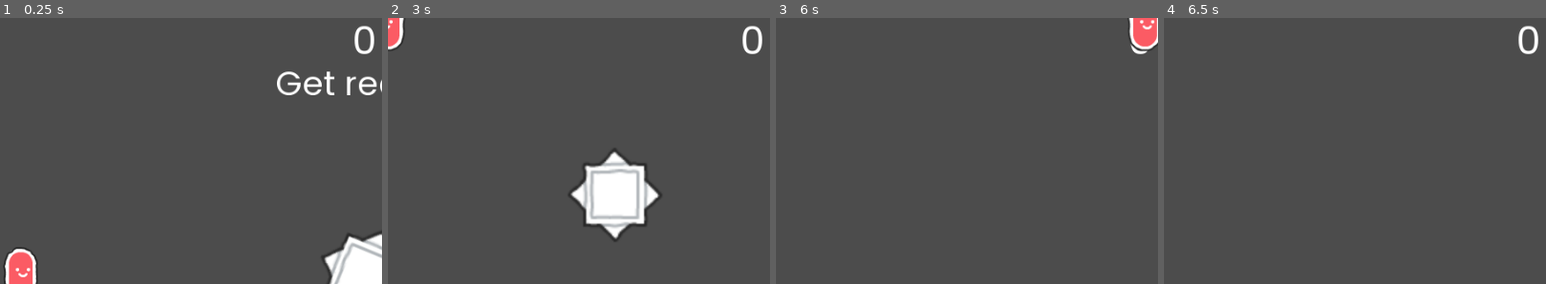
Above: before the commit, frames 1-4 (left to right).
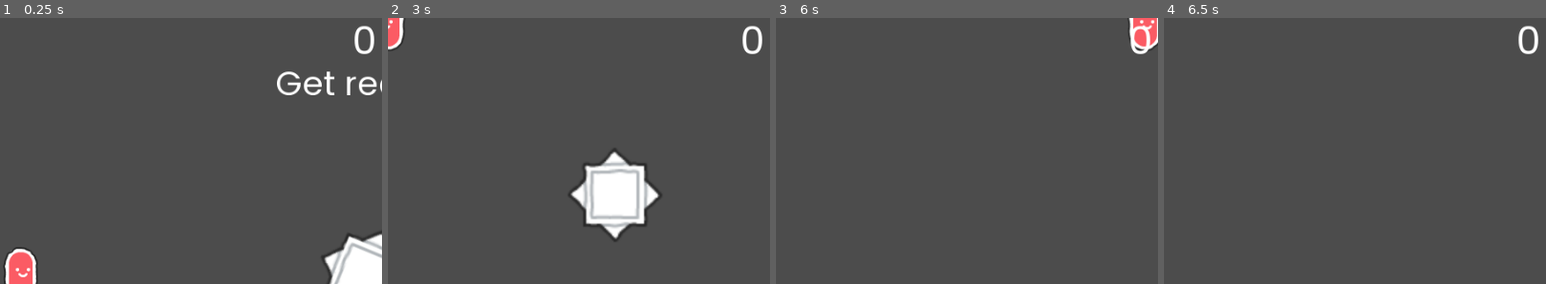
Above: after the commit, the same moments.

Repository: jonathanlambertt/dodge-the-spike
Game: Godot game, scene res://Game.tscn
Same seed, same stepped clock (60 frames per second), same inputs: the game is played once before the commit and once after it. Before the commit the project has no main scene; this scene is started directly in both runs.
Inputs:
- Up to frame 1 (0.25 s): no input
- Up to frame 2 (3 s): hold W (up) 0.53-2.03 s; hold A (left) from 2.03 s (still down)
- Up to frame 3 (6 s): release A (left) at 3.53 s; hold S (down) 3.53-4.28 s; hold D (right) 4.28-5.03 s; hold W (up) 5.03-5.78 s; hold D (right) from 5.78 s (still down)
- Up to frame 4 (6.5 s): keep holding D (right)
The pictures show only the part of the screen within x 2-52%, y 3-53%; the shares and areas given below are measured in that part.

Frames 1-2 are identical in both runs. In frame 3, 0.2% of the frame differs, in the area x 92-98%, y 2-13%; in frame 4, nothing differs.

Commit message:
add src folder

Diff:
--- a/Game.gd
+++ b/Game.gd
@@ -5,9 +5,9 @@
 onready var player = get_node("Player")
 
 func _on_EnemyWait_timeout():
-    hud.hide_ready_text()
-    enemy.set_random_direction()
+	hud.hide_ready_text()
+	enemy.set_random_direction()
 
 func _on_Coin_collected():
-    player.increase_score()
-    hud.update_score(player.score)
+	player.increase_score()
+	hud.update_score(player.score)
--- a/Game.tscn
+++ b/Game.tscn
@@ -1,10 +1,10 @@
 [gd_scene load_steps=10 format=2]
 
-[ext_resource path="res://entities/player/Player.tscn" type="PackedScene" id=1]
-[ext_resource path="res://entities/enemy/Enemy.tscn" type="PackedScene" id=2]
-[ext_resource path="res://entities/coin/Coin.tscn" type="PackedScene" id=3]
+[ext_resource path="res://src/entities/player/Player.tscn" type="PackedScene" id=1]
+[ext_resource path="res://src/entities/enemy/Enemy.tscn" type="PackedScene" id=2]
+[ext_resource path="res://src/entities/coin/Coin.tscn" type="PackedScene" id=3]
 [ext_resource path="res://Game.gd" type="Script" id=4]
-[ext_resource path="res://menus/HUD.tscn" type="PackedScene" id=5]
+[ext_resource path="res://src/menus/HUD.tscn" type="PackedScene" id=5]
 
 [sub_resource type="RectangleShape2D" id=1]
 extents = Vector2( 452, 8 )
@@ -21,10 +21,6 @@
 [node name="Game" type="Node2D"]
 script = ExtResource( 4 )
 
-[node name="HUD" parent="." instance=ExtResource( 5 )]
-margin_right = 904.0
-margin_bottom = 648.0
-
 [node name="Coin" parent="." instance=ExtResource( 3 )]
 position = Vector2( 832, 336 )
 
@@ -38,6 +34,10 @@
 wait_time = 2.0
 one_shot = true
 autostart = true
+
+[node name="HUD" parent="." instance=ExtResource( 5 )]
+margin_right = 904.0
+margin_bottom = 648.0
 
 [node name="Wall1" type="StaticBody2D" parent="."]
 position = Vector2( 8, -8 )
--- a/entities/coin/Coin.gd
+++ /dev/null
@@ -1,21 +0,0 @@
-extends Area2D
-
-var random = RandomNumberGenerator.new()
-var screen_size
-
-signal collected
-
-func _ready():
-    screen_size = get_viewport_rect().size
-    position = Vector2(screen_size.x - 50, screen_size.y / 2)
-
-func _on_Coin_body_entered(body):
-    if body.name == "Player":
-        emit_signal("collected")
-        set_random_position()
-
-func set_random_position():
-    random.randomize()
-    var rand_x = random.randi_range(20, screen_size.x - 20)
-    var rand_y = random.randi_range(20, screen_size.y - 20)
-    position = Vector2(rand_x, rand_y)
--- a/entities/enemy/Enemy.gd
+++ /dev/null
@@ -1,23 +0,0 @@
-extends KinematicBody2D
-
-var velocity = Vector2(0, 0)
-var screen_size
-
-const SPEED = 650
-
-func _ready():
-    screen_size = get_viewport_rect().size
-    position = Vector2(screen_size.x / 2, screen_size.y / 2)
-
-func _physics_process(delta):
-    var collision = move_and_collide(velocity * delta * SPEED)
-    if collision:
-        velocity = velocity.bounce(collision.normal)
-        if collision.collider.name == "Player":
-            print("die")
-
-func set_random_direction():
-    randomize()
-    var rand_x = [1, -1][randi() % 2]
-    var rand_y = [1, -1][randi() % 2]
-    velocity = Vector2(rand_x, rand_y)
--- a/entities/player/Player.gd
+++ /dev/null
@@ -1,35 +0,0 @@
-extends KinematicBody2D
-
-var velocity = Vector2(0, 0)
-var screen_size
-var score = 0
-onready var player_sprite = get_node("Sprite")
-
-const SPEED = 460
-
-func _ready():
-    screen_size = get_viewport_rect().size
-    position = Vector2(45, screen_size.y / 2)
-
-func _physics_process(_delta):
-    player_move()
-    move_and_slide(velocity)
-
-func player_move():
-    if Input.is_action_pressed("up"):
-        velocity.y = -SPEED
-    elif Input.is_action_pressed("down"):
-        velocity.y = SPEED
-    else:
-        velocity.y = 0
-    if Input.is_action_pressed("left"):
-        velocity.x = -SPEED
-        player_sprite.flip_h = true
-    elif Input.is_action_pressed("right"):
-        velocity.x = SPEED
-        player_sprite.flip_h = false
-    else:
-        velocity.x = 0
-
-func increase_score():
-    score += 1
--- a/menus/HUD.gd
+++ /dev/null
@@ -1,7 +0,0 @@
-extends Control
-
-func update_score(score):
-    get_node("Score").text = str(score)
-
-func hide_ready_text():
-    get_node("Ready").hide()
--- a/project.godot
+++ b/project.godot
@@ -11,6 +11,7 @@
 [application]
 
 config/name="DodgeTheSpike"
+run/main_scene="res://Game.tscn"
 config/icon="res://icon.png"
 
 [display]
--- /dev/null
+++ b/src/entities/coin/Coin.gd
@@ -0,0 +1,21 @@
+extends Area2D
+
+var random = RandomNumberGenerator.new()
+var screen_size
+
+signal collected
+
+func _ready():
+	screen_size = get_viewport_rect().size
+	position = Vector2(screen_size.x - 50, screen_size.y / 2)
+
+func _on_Coin_body_entered(body):
+	if body.name == "Player":
+		emit_signal("collected")
+		set_random_position()
+
+func set_random_position():
+	random.randomize()
+	var rand_x = random.randi_range(20, screen_size.x - 20)
+	var rand_y = random.randi_range(20, screen_size.y - 20)
+	position = Vector2(rand_x, rand_y)
--- a/entities/enemy/Enemy.tscn
+++ b/src/entities/coin/Coin.tscn
@@ -1,15 +1,16 @@
 [gd_scene load_steps=6 format=2]
 
-[ext_resource path="res://assets/enemy.png" type="Texture" id=1]
-[ext_resource path="res://entities/enemy/Enemy.gd" type="Script" id=2]
+[ext_resource path="res://src/assets/coin.png" type="Texture" id=1]
+[ext_resource path="res://src/entities/coin/Coin.gd" type="Script" id=2]
+
 
 [sub_resource type="CircleShape2D" id=1]
-radius = 51.0098
+radius = 14.3178
 
 [sub_resource type="Animation" id=2]
 length = 0.001
 tracks/0/type = "value"
-tracks/0/path = NodePath("Sprite:rotation_degrees")
+tracks/0/path = NodePath("Sprite:position")
 tracks/0/interp = 1
 tracks/0/loop_wrap = true
 tracks/0/imported = false
@@ -18,40 +19,40 @@
 "times": PoolRealArray( 0 ),
 "transitions": PoolRealArray( 1 ),
 "update": 0,
-"values": [ 0.0 ]
+"values": [ Vector2( 0, 0 ) ]
 }
 
 [sub_resource type="Animation" id=3]
-resource_name = "spin"
-length = 2.0
+resource_name = "float"
 loop = true
 tracks/0/type = "value"
-tracks/0/path = NodePath("Sprite:rotation_degrees")
+tracks/0/path = NodePath("Sprite:position")
 tracks/0/interp = 1
 tracks/0/loop_wrap = true
 tracks/0/imported = false
 tracks/0/enabled = true
 tracks/0/keys = {
-"times": PoolRealArray( 0, 0.5, 1, 1.5, 2 ),
-"transitions": PoolRealArray( 1, 1, 1, 1, 1 ),
+"times": PoolRealArray( 0, 0.5, 1 ),
+"transitions": PoolRealArray( 1, 1, 1 ),
 "update": 0,
-"values": [ 0.0, 45.0, 90.0, 135.0, 180.0 ]
+"values": [ Vector2( 0, 0 ), Vector2( 0, -6 ), Vector2( 0, 0 ) ]
 }
 
-[node name="Enemy" type="KinematicBody2D"]
+[node name="Coin" type="Area2D"]
 script = ExtResource( 2 )
 __meta__ = {
 "_edit_group_": true
 }
 
 [node name="Sprite" type="Sprite" parent="."]
-scale = Vector2( 1.8, 1.8 )
 texture = ExtResource( 1 )
 
 [node name="CollisionShape2D" type="CollisionShape2D" parent="."]
 shape = SubResource( 1 )
 
 [node name="AnimationPlayer" type="AnimationPlayer" parent="."]
-autoplay = "spin"
+autoplay = "float"
 anims/RESET = SubResource( 2 )
-anims/spin = SubResource( 3 )
+anims/float = SubResource( 3 )
+
+[connection signal="body_entered" from="." to="." method="_on_Coin_body_entered"]
--- /dev/null
+++ b/src/entities/enemy/Enemy.gd
@@ -0,0 +1,23 @@
+extends KinematicBody2D
+
+var velocity = Vector2(0, 0)
+var screen_size
+
+const SPEED = 650
+
+func _ready():
+	screen_size = get_viewport_rect().size
+	position = Vector2(screen_size.x / 2, screen_size.y / 2)
+
+func _physics_process(delta):
+	var collision = move_and_collide(velocity * delta * SPEED)
+	if collision:
+		velocity = velocity.bounce(collision.normal)
+		if collision.collider.name == "Player":
+			print("die")
+
+func set_random_direction():
+	randomize()
+	var rand_x = [1, -1][randi() % 2]
+	var rand_y = [1, -1][randi() % 2]
+	velocity = Vector2(rand_x, rand_y)
--- a/entities/coin/Coin.tscn
+++ b/src/entities/enemy/Enemy.tscn
@@ -1,15 +1,16 @@
 [gd_scene load_steps=6 format=2]
 
-[ext_resource path="res://assets/coin.png" type="Texture" id=1]
-[ext_resource path="res://entities/coin/Coin.gd" type="Script" id=2]
+[ext_resource path="res://src/assets/enemy.png" type="Texture" id=1]
+[ext_resource path="res://src/entities/enemy/Enemy.gd" type="Script" id=2]
+
 
 [sub_resource type="CircleShape2D" id=1]
-radius = 14.3178
+radius = 51.0098
 
 [sub_resource type="Animation" id=2]
 length = 0.001
 tracks/0/type = "value"
-tracks/0/path = NodePath("Sprite:position")
+tracks/0/path = NodePath("Sprite:rotation_degrees")
 tracks/0/interp = 1
 tracks/0/loop_wrap = true
 tracks/0/imported = false
@@ -18,40 +19,40 @@
 "times": PoolRealArray( 0 ),
 "transitions": PoolRealArray( 1 ),
 "update": 0,
-"values": [ Vector2( 0, 0 ) ]
+"values": [ 0.0 ]
 }
 
 [sub_resource type="Animation" id=3]
-resource_name = "float"
+resource_name = "spin"
+length = 2.0
 loop = true
 tracks/0/type = "value"
-tracks/0/path = NodePath("Sprite:position")
+tracks/0/path = NodePath("Sprite:rotation_degrees")
 tracks/0/interp = 1
 tracks/0/loop_wrap = true
 tracks/0/imported = false
 tracks/0/enabled = true
 tracks/0/keys = {
-"times": PoolRealArray( 0, 0.5, 1 ),
-"transitions": PoolRealArray( 1, 1, 1 ),
+"times": PoolRealArray( 0, 0.5, 1, 1.5, 2 ),
+"transitions": PoolRealArray( 1, 1, 1, 1, 1 ),
 "update": 0,
-"values": [ Vector2( 0, 0 ), Vector2( 0, -6 ), Vector2( 0, 0 ) ]
+"values": [ 0.0, 45.0, 90.0, 135.0, 180.0 ]
 }
 
-[node name="Coin" type="Area2D"]
+[node name="Enemy" type="KinematicBody2D"]
 script = ExtResource( 2 )
 __meta__ = {
 "_edit_group_": true
 }
 
 [node name="Sprite" type="Sprite" parent="."]
+scale = Vector2( 1.8, 1.8 )
 texture = ExtResource( 1 )
 
 [node name="CollisionShape2D" type="CollisionShape2D" parent="."]
 shape = SubResource( 1 )
 
 [node name="AnimationPlayer" type="AnimationPlayer" parent="."]
-autoplay = "float"
+autoplay = "spin"
 anims/RESET = SubResource( 2 )
-anims/float = SubResource( 3 )
-
-[connection signal="body_entered" from="." to="." method="_on_Coin_body_entered"]
+anims/spin = SubResource( 3 )
--- /dev/null
+++ b/src/entities/player/Player.gd
@@ -0,0 +1,35 @@
+extends KinematicBody2D
+
+var velocity = Vector2(0, 0)
+var screen_size
+var score = 0
+onready var player_sprite = get_node("Sprite")
+
+const SPEED = 460
+
+func _ready():
+	screen_size = get_viewport_rect().size
+	position = Vector2(45, screen_size.y / 2)
+
+func _physics_process(_delta):
+	player_move()
+	move_and_slide(velocity)
+
+func player_move():
+	if Input.is_action_pressed("up"):
+		velocity.y = -SPEED
+	elif Input.is_action_pressed("down"):
+		velocity.y = SPEED
+	else:
+		velocity.y = 0
+	if Input.is_action_pressed("left"):
+		velocity.x = -SPEED
+		player_sprite.flip_h = true
+	elif Input.is_action_pressed("right"):
+		velocity.x = SPEED
+		player_sprite.flip_h = false
+	else:
+		velocity.x = 0
+
+func increase_score():
+	score += 1
--- a/entities/player/Player.tscn
+++ b/src/entities/player/Player.tscn
@@ -1,7 +1,8 @@
 [gd_scene load_steps=4 format=2]
 
-[ext_resource path="res://assets/player.png" type="Texture" id=1]
-[ext_resource path="res://entities/player/Player.gd" type="Script" id=2]
+[ext_resource path="res://src/assets/player.png" type="Texture" id=1]
+[ext_resource path="res://src/entities/player/Player.gd" type="Script" id=2]
+
 
 [sub_resource type="CapsuleShape2D" id=1]
 radius = 20.0
--- /dev/null
+++ b/src/menus/HUD.gd
@@ -0,0 +1,7 @@
+extends Control
+
+func update_score(score):
+	get_node("Score").text = str(score)
+
+func hide_ready_text():
+	get_node("Ready").hide()
--- a/menus/HUD.tscn
+++ b/src/menus/HUD.tscn
@@ -1,7 +1,7 @@
 [gd_scene load_steps=5 format=2]
 
-[ext_resource path="res://assets/Poppins-Regular.ttf" type="DynamicFontData" id=1]
-[ext_resource path="res://menus/HUD.gd" type="Script" id=2]
+[ext_resource path="res://src/assets/Poppins-Regular.ttf" type="DynamicFontData" id=1]
+[ext_resource path="res://src/menus/HUD.gd" type="Script" id=2]
 
 [sub_resource type="DynamicFont" id=1]
 size = 45
@@ -15,9 +15,6 @@
 anchor_right = 1.0
 anchor_bottom = 1.0
 script = ExtResource( 2 )
-__meta__ = {
-"_edit_use_anchors_": false
-}
 
 [node name="Score" type="Label" parent="."]
 anchor_right = 1.0
Renamed: assets/Poppins-Regular.ttf -> src/assets/Poppins-Regular.ttf
Renamed: assets/coin.png -> src/assets/coin.png
Not shown, changed: src/assets/coin.png.import
Renamed: assets/enemy.png -> src/assets/enemy.png
Not shown, changed: src/assets/enemy.png.import
Renamed: assets/player.png -> src/assets/player.png
Not shown, changed: src/assets/player.png.import
